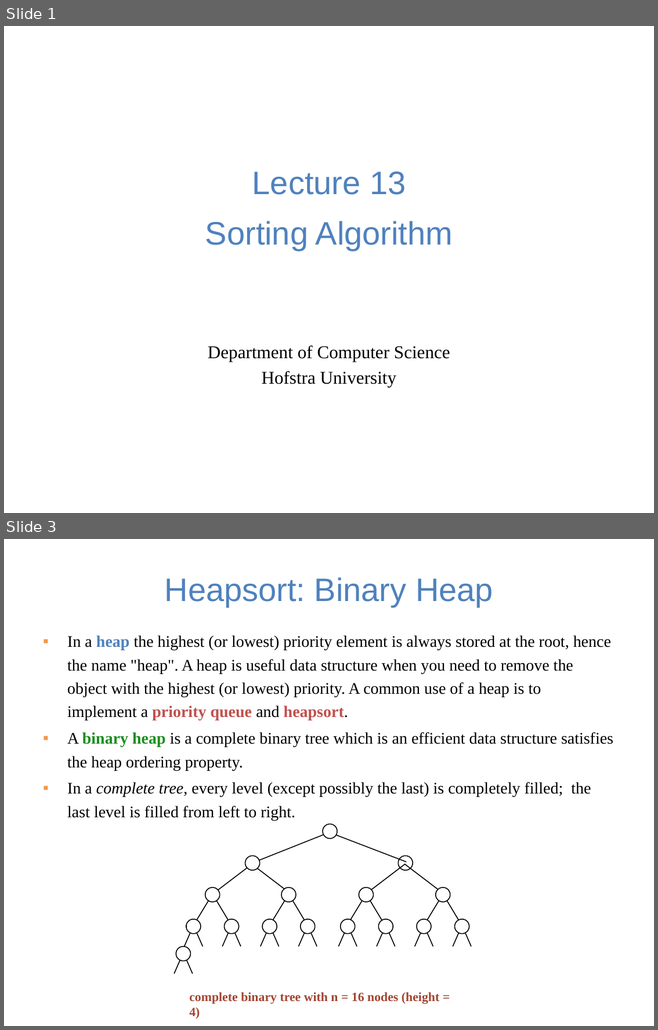
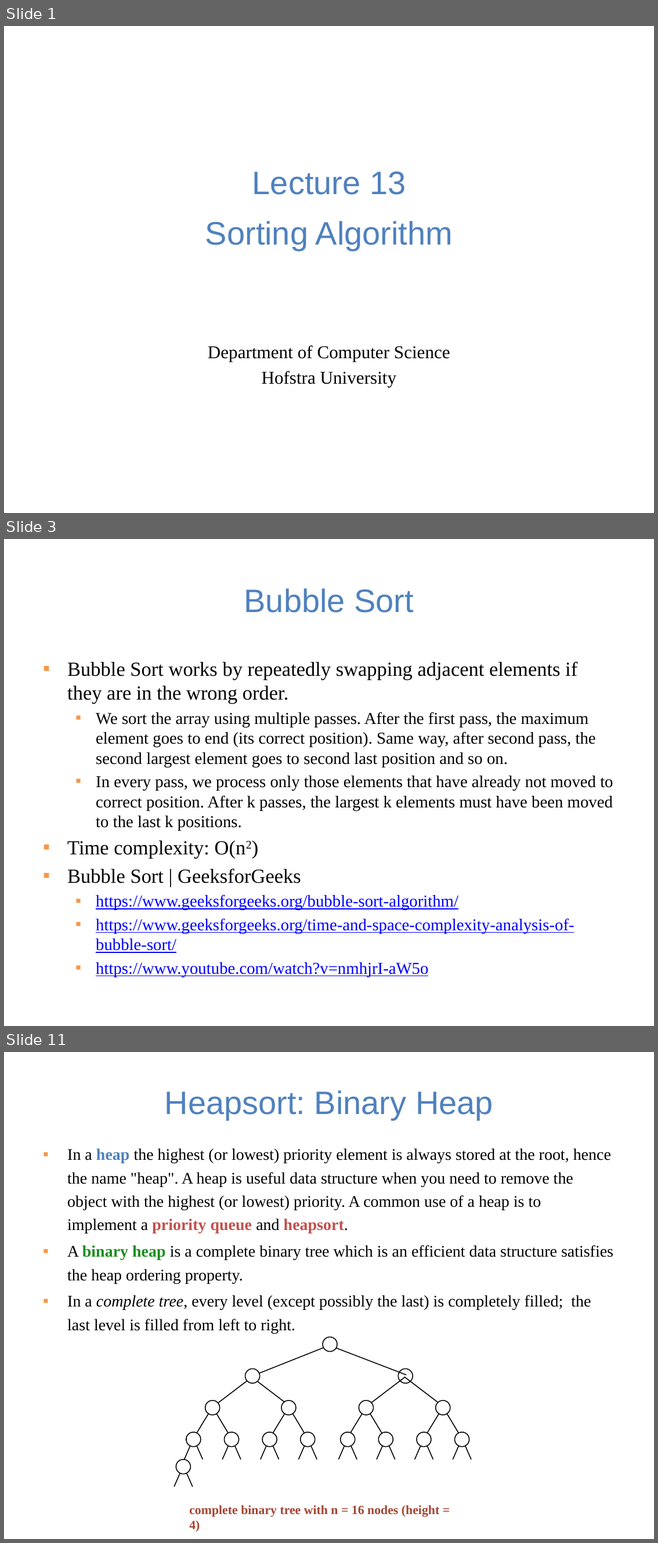
Before and after one commit to guhofstra/CSC111Fa25, a slide deck: PPTs/Lecture 13-sorting algorithms.pptx. Shown one above the other, each under a label of ours: slides 1 and 3 before the commit, slides 1, 3 and 11 after it; the slides between them are not shown. The pictures are 658x1030 and 658x1543 pixels, drawn with LibreOffice and Linux fonts; fonts in the diff are those of the drawing. Boxes give left, top, right and bottom in pixels: in the first picture for what was removed or moved away, otherwise in the second. Text is boxed around its words. In the diff, an @@ line names an element or a change of style, - is before the commit and + after.

```diff
--- a/PPTs/Lecture 13-sorting algorithms.pptx
+++ b/PPTs/Lecture 13-sorting algorithms.pptx
@@ slide 3 added at bbox=[4, 539, 654, 1026], background #FFFFFF @@
@@ title added at bbox=[244, 588, 413, 613], 36 pt, text #4F81BD @@
+Bubble Sort
@@ text added at bbox=[67, 661, 612, 977], 18.5 pt, text #000000 @@
+▪ Bubble Sort works by repeatedly swapping adjacent elements if they are in the wrong order.
+  ▪ We sort the array using multiple passes. After the first pass, the maximum element goes to end (its correct position). Same way, after second pass, the second largest element goes to second last position and so on.
+  ▪ In every pass, we process only those elements that have already not moved to correct position. After k passes, the largest k elements must have been moved to the last k positions.
+▪ Time complexity: O(n2)
+▪ Bubble Sort | GeeksforGeeks
+  ▪ https://www.geeksforgeeks.org/bubble-sort-algorithm/
+  ▪ https://www.geeksforgeeks.org/time-and-space-complexity-analysis-of-bubble-sort/
+  ▪ https://www.youtube.com/watch?v=nmhjrI-aW5o
@@ what was slide 3 is now slide 11 @@
```
Also in this commit, not shown: 4 slides changed, 8 other slides added, 1 slide removed, 3 other files.
